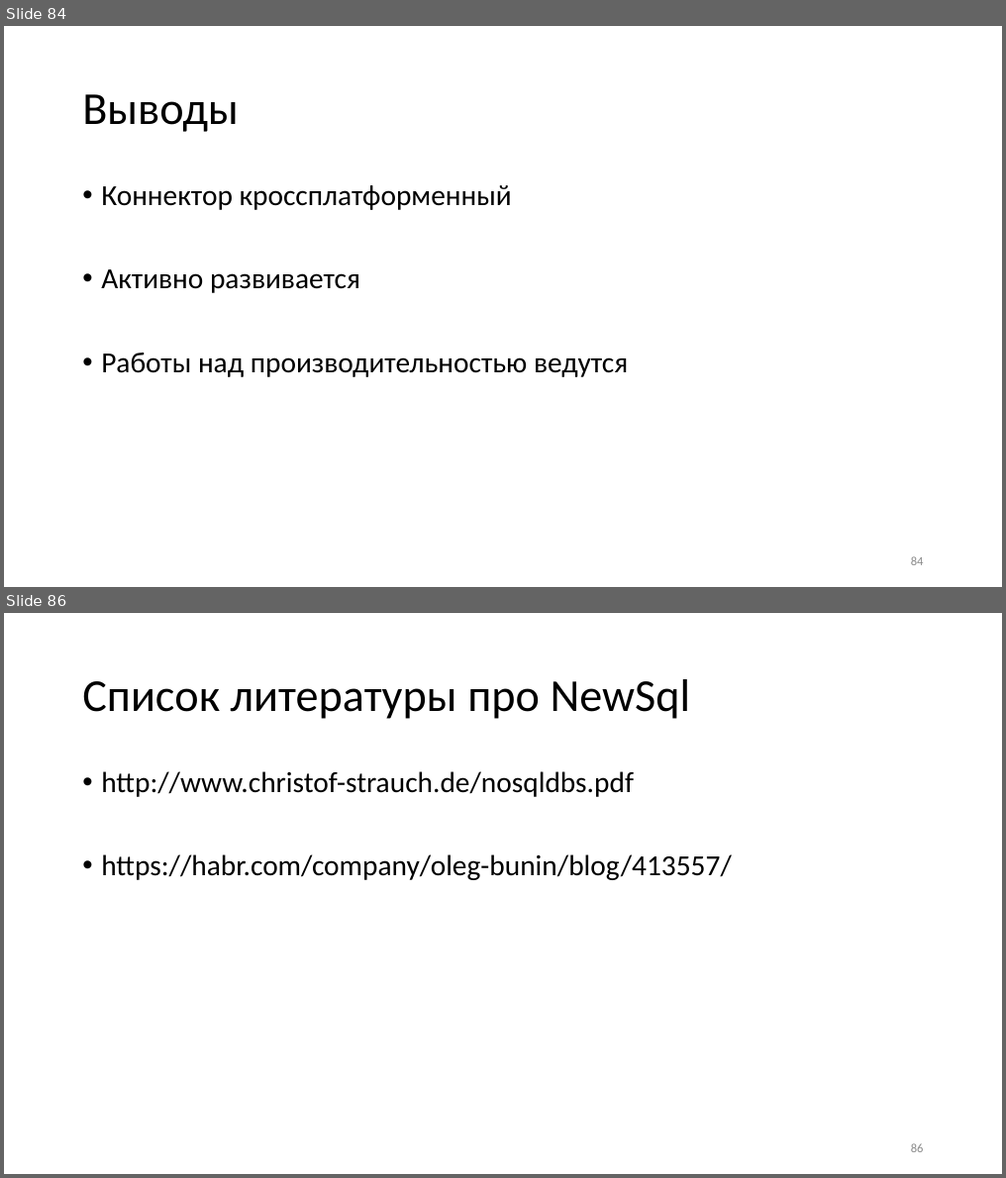
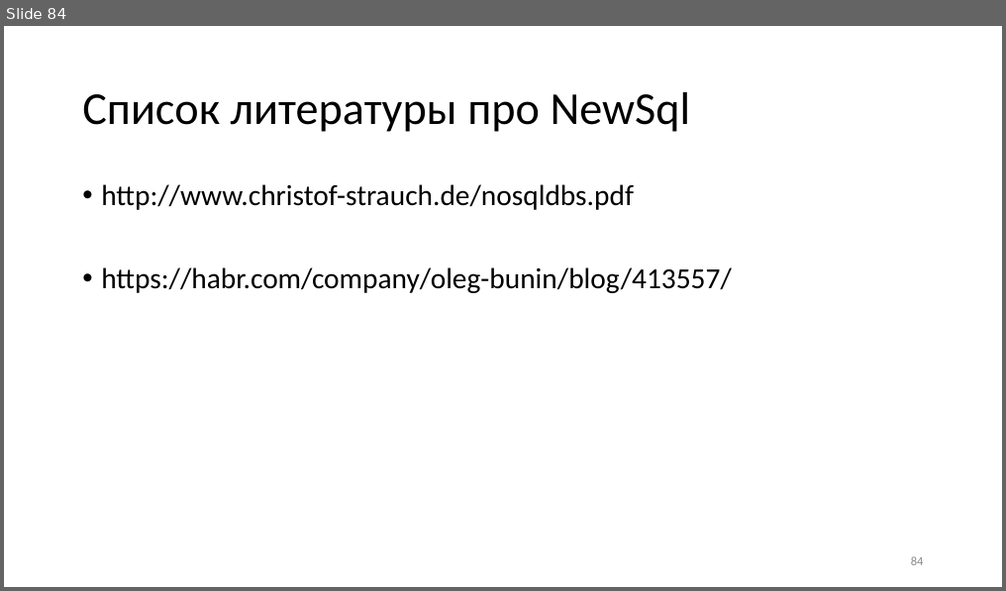
Before and after one commit to aensidhe/presentations, a slide deck: 2018/09/dotnext/Использование Tarantool в .NET-проектах.pptx. Shown one above the other, each under a label of ours: slides 84 and 86 before the commit, slide 84 after it; the slides between them are not shown. The pictures are 1006x1178 and 1006x591 pixels, drawn with LibreOffice and Linux fonts; fonts in the diff are those of the drawing; background and template pictures are left out. Boxes give left, top, right and bottom in pixels: in the first picture for what was removed or moved away, otherwise in the second. Text is boxed around its words. In the diff, an @@ line names an element or a change of style, - is before the commit and + after.

```diff
--- a/2018/09/dotnext/Использование Tarantool в .NET-проектах.pptx
+++ b/2018/09/dotnext/Использование Tarantool в .NET-проектах.pptx
@@ slide 84 removed at [4,26,1002,587], background #FFFFFF @@
@@ title removed at [82,94,239,132] @@
-Выводы
@@ text removed at [101,185,628,377] @@
-• Коннектор кроссплатформенный
-• Активно развивается
-• Работы над производительностью ведутся
@@ page number removed at [911,557,924,566] @@
-84
@@ what was slide 86 is now slide 84 @@
```
Also in this commit, not shown: 8 slides changed, 2 slides added, 3 other slides removed.
